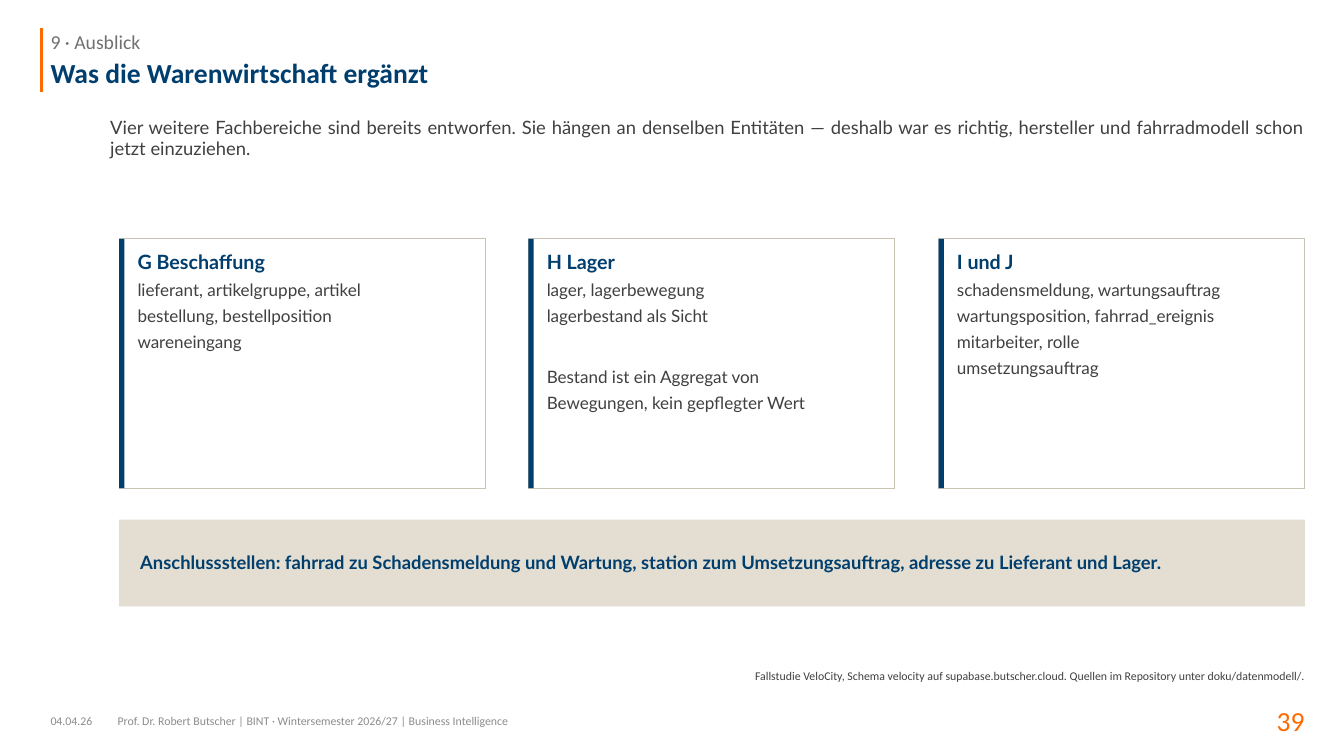
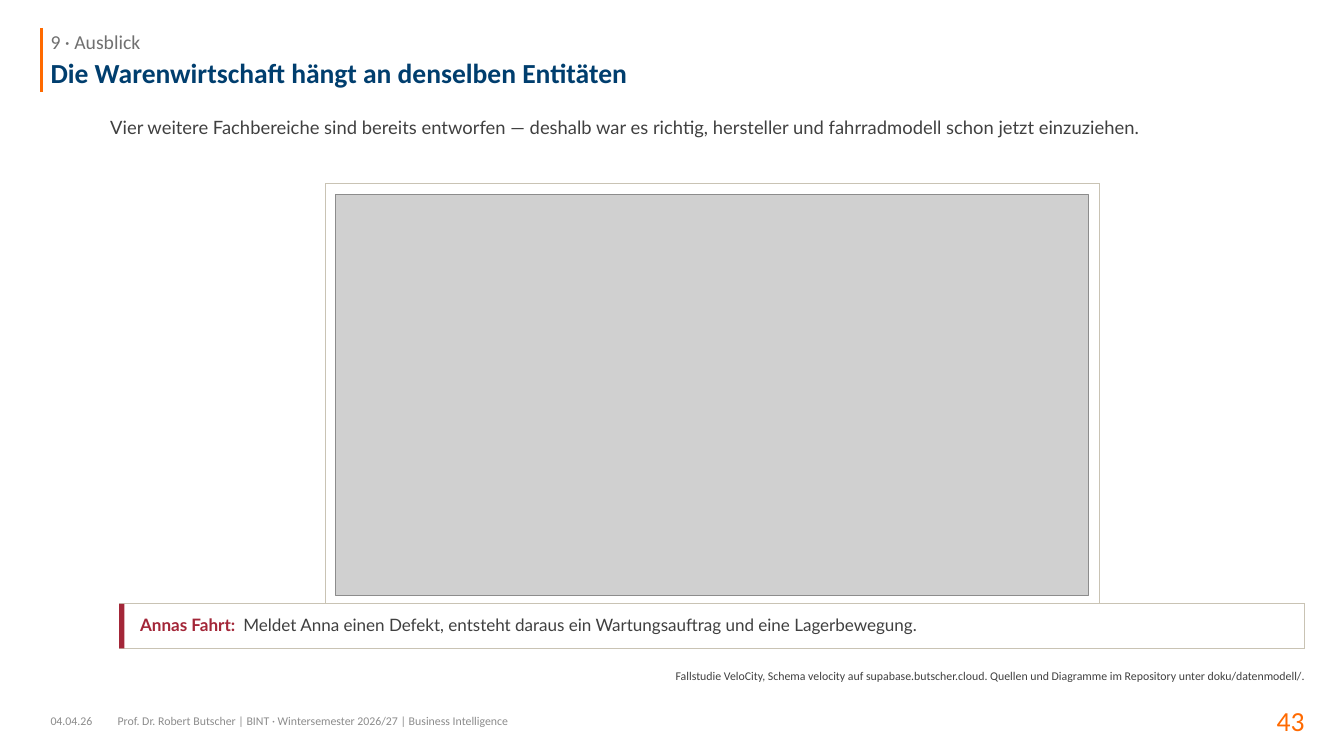
Before and after one commit to swrobuts/velocity-fallstudie, a slide deck: slide 43 of slides/velocity-datenbankentwurf.pptx (slide 39 before the commit). Drawn at 1344x756 pixels with LibreOffice and Linux fonts; fonts in the diff are those of the drawing; grey boxes stand for pictures. Boxes give left, top, right and bottom in pixels: in the first picture for what was removed or moved away, otherwise in the second. Text is boxed around its words. In the diff, an @@ line names an element or a change of style, - is before the commit and + after.

```diff
--- a/slides/velocity-datenbankentwurf.pptx
+++ b/slides/velocity-datenbankentwurf.pptx
@@ title at (51,63,627,88): text changed @@
-Was die Warenwirtschaft ergänzt
+Die Warenwirtschaft hängt an denselben Entitäten
@@ text at (110,120,1139,138): text changed @@
-Vier weitere Fachbereiche sind bereits entworfen. Sie hängen an denselben Entitäten — deshalb war es richtig, hersteller und fahrradmodell schon jetzt einzuziehen.
+Vier weitere Fachbereiche sind bereits entworfen — deshalb war es richtig, hersteller und fahrradmodell schon jetzt einzuziehen.
@@ rectangle: place and size @@
-rectangle at (119,239,486,489)
+rectangle at (325,183,1099,606)
@@ picture added at (336,195,1089,596) @@
@@ rectangle removed at (119,239,125,489) @@
@@ rectangle removed at (528,239,895,489) @@
@@ rectangle removed at (528,239,534,489) @@
@@ rectangle removed at (939,239,1305,489) @@
@@ rectangle removed at (939,239,944,489) @@
@@ text removed at (138,254,361,351) @@
-G Beschaffung
-lieferant, artikelgruppe, artikel
-bestellung, bestellposition
-wareneingang
@@ text removed at (547,254,805,412) @@
-H Lager
-lager, lagerbewegung
-lagerbestand als Sicht
-Bestand ist ein Aggregat von
-Bewegungen, kein gepflegter Wert
@@ text removed at (957,254,1220,377) @@
-I und J
-schadensmeldung, wartungsauftrag
-wartungsposition, fahrrad_ereignis
-mitarbeiter, rolle
-umsetzungsauftrag
@@ text removed at (140,555,1161,573) @@
-Anschlussstellen: fahrrad zu Schadensmeldung und Wartung, station zum Umsetzungsauftrag, adresse zu Lieferant und Lager.
@@ rectangle: place and size @@
-rectangle at (119,520,1305,607)
+rectangle at (119,604,1305,648)
@@ rectangle at (119,604,1305,648): fill #E3DED1 to #FFFFFF; outline none to #C9C3B4 0.75 pt @@
@@ rectangle added at (119,604,125,648), fill #A32638 @@
@@ text added at (140,618,917,634), 13 pt, text #404040 @@
+Annas Fahrt: Meldet Anna einen Defekt, entsteht daraus ein Wartungsauftrag und eine Lagerbewegung.
@@ text at (676,672,1305,682): text changed @@
-Fallstudie VeloCity, Schema velocity auf supabase.butscher.cloud. Quellen im Repository unter doku/datenmodell/.
+Fallstudie VeloCity, Schema velocity auf supabase.butscher.cloud. Quellen und Diagramme im Repository unter doku/datenmodell/.
@@ page number at (1277,713,1305,732): text changed @@
-39
+43
```
Also in this commit, not shown: 20 other slides changed, 22 slides added, 18 slides removed, 39 other files.
